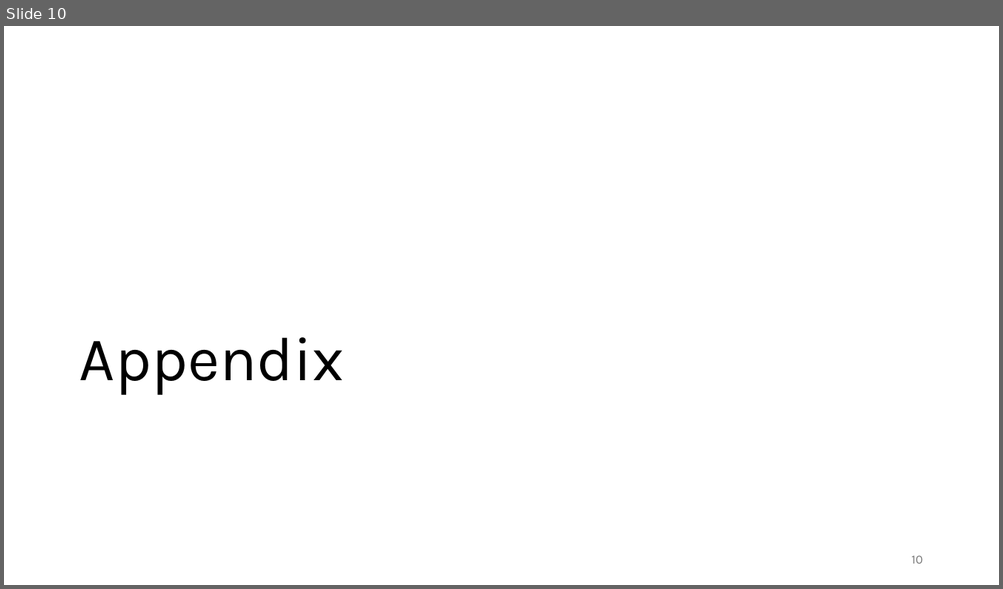
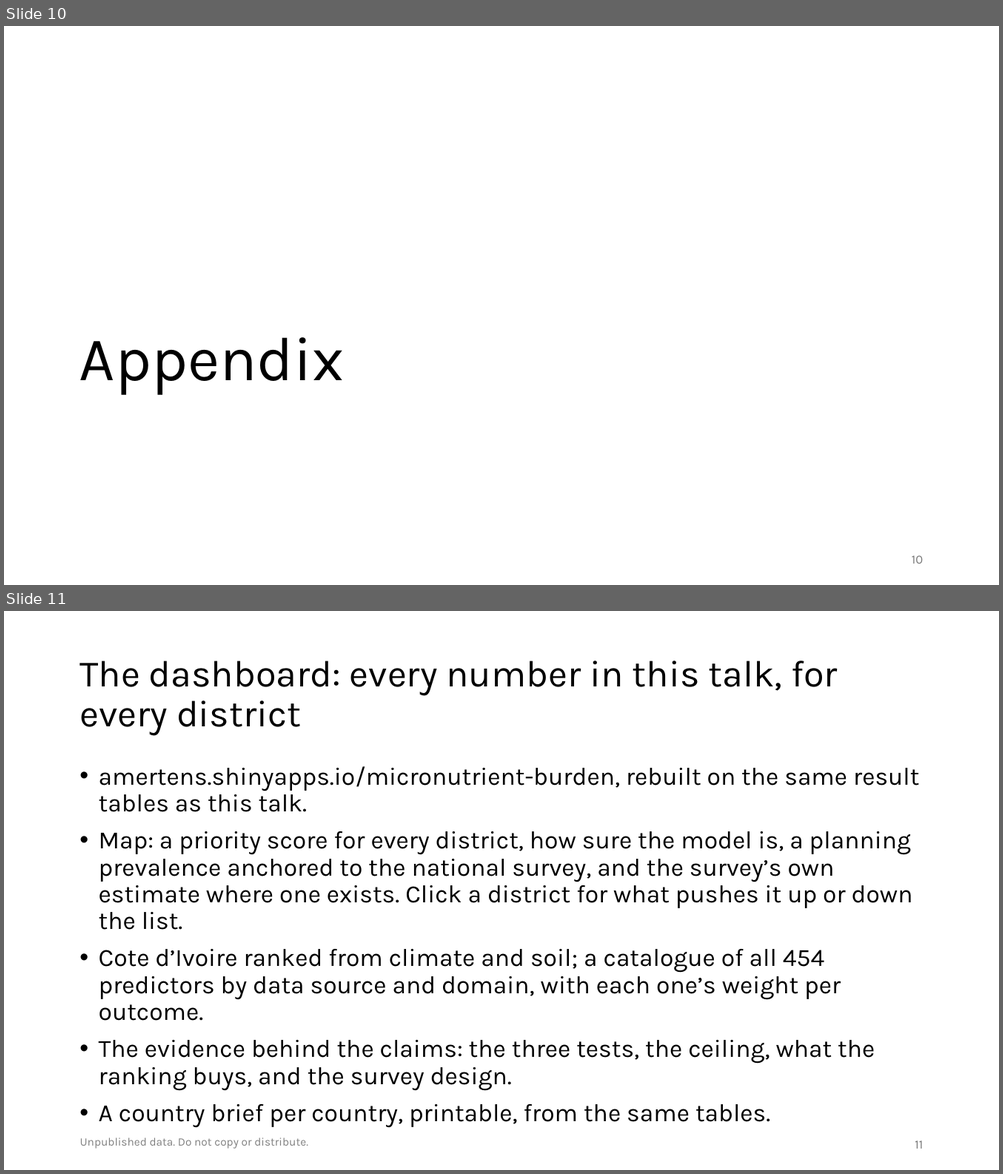
Before and after one commit to amertens/mn-prediction, a slide deck: docs/slides/MN-proxy-policy-deck-2026-09.pptx. Shown one above the other, each under a label of ours: slide 10 before the commit, slides 10 and 11 after it. The pictures are 1003x589 and 1003x1174 pixels, drawn with LibreOffice and Linux fonts; fonts in the diff are those of the drawing; background and template pictures are left out. Boxes give left, top, right and bottom in pixels: in the first picture for what was removed or moved away, otherwise in the second. Text is boxed around its words. In the diff, an @@ line names an element or a change of style, - is before the commit and + after.

```diff
--- a/docs/slides/MN-proxy-policy-deck-2026-09.pptx
+++ b/docs/slides/MN-proxy-policy-deck-2026-09.pptx
@@ slide 11 added at [4,611,999,1170], background picture (left out) @@
@@ title added at [79,661,837,736], 36 pt, text #000000 @@
+The dashboard: every number in this talk, for every district
@@ text added at [99,766,919,1128], 24 pt, text #000000 @@
+• amertens.shinyapps.io/micronutrient-burden, rebuilt on the same result tables as this talk.
+• Map: a priority score for every district, how sure the model is, a planning prevalence anchored to the national survey, and the survey’s own estimate where one exists. Click a district for what pushes it up or down the list.
+• Cote d’Ivoire ranked from climate and soil; a catalogue of all 454 predictors by data source and domain, with each one’s weight per outcome.
+• The evidence behind the claims: the three tests, the ceiling, what the ranking buys, and the survey design.
+• A country brief per country, printable, from the same tables.
@@ text added at [80,1138,308,1149], 11 pt, text #808080 @@
+Unpublished data. Do not copy or distribute.
@@ page number added at [914,1141,922,1149], 12 pt, text #797979 @@
+11
```
Also in this commit, not shown: 1 slide changed, 3 other files.
